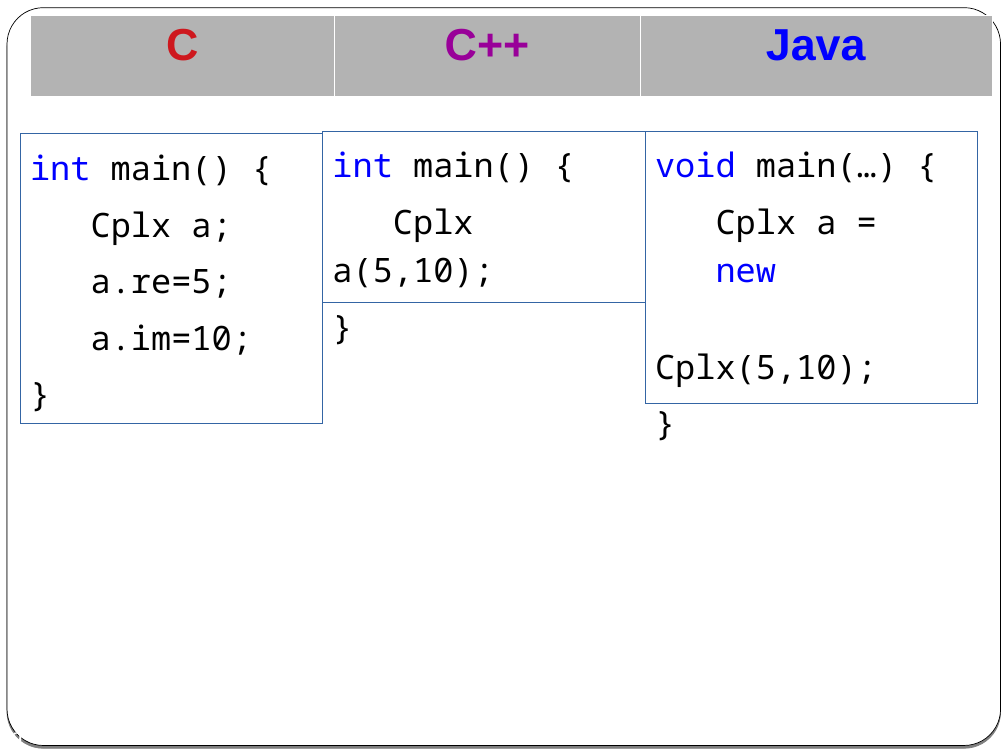
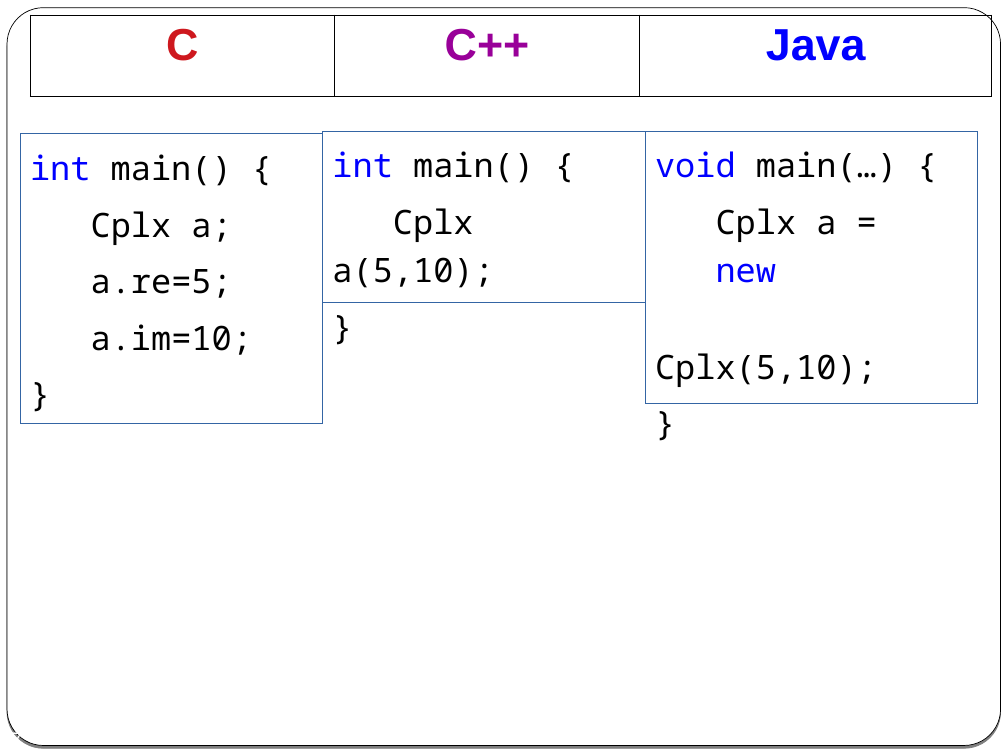
Before and after one commit to cpp-at-ariel/cpp-5779, a slide deck: slide 7 of 02-classes-constructors-destructors/slides-1-classes.odp (slide 9 before the commit). Drawn at 1008x756 pixels with LibreOffice and Linux fonts; fonts in the diff are those of the drawing. Boxes give left, top, right and bottom in pixels: in the first picture for what was removed or moved away, otherwise in the second. Text is boxed around its words. In the diff, an @@ line names an element or a change of style, - is before the commit and + after.

```diff
--- a/02-classes-constructors-destructors/slides-1-classes.odp
+++ b/02-classes-constructors-destructors/slides-1-classes.odp
@@ table at [30, 15, 992, 96] @@
@@ fill #B3B3B3 to none in row 1 @@
@@ borders changed @@
```
Also in this commit, not shown: 6 other slides changed, 2 slides removed, 54 other files.
